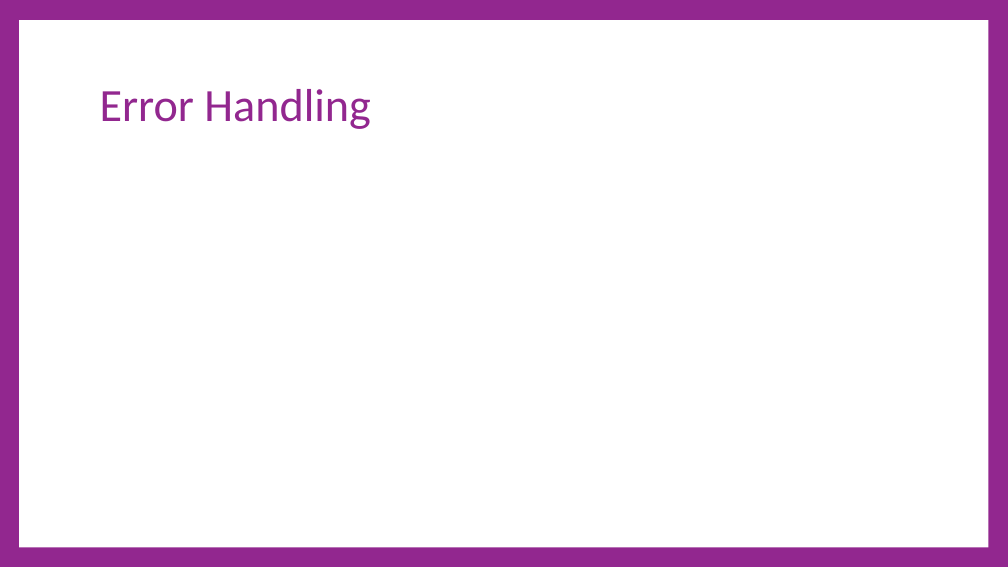
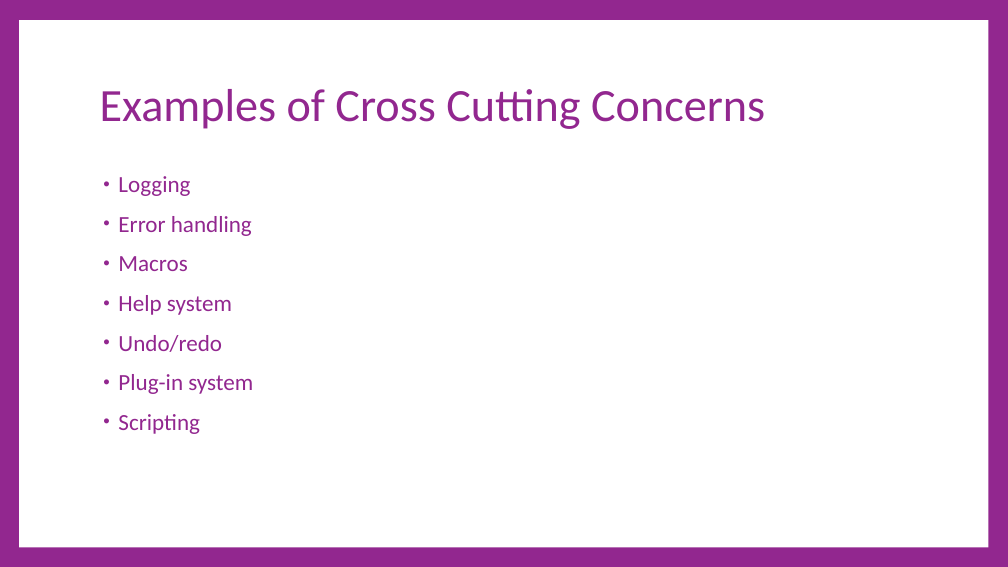
Before and after one commit to cdiggins/cs321, a slide deck: slide 7 of class-notes/cs321-winter-2023-lecture-17-architecture.pptx (slide 14 before the commit). Drawn at 1008x567 pixels with LibreOffice and Linux fonts; fonts in the diff are those of the drawing. Boxes give left, top, right and bottom in pixels: in the first picture for what was removed or moved away, otherwise in the second. Text is boxed around its words. In the diff, an @@ line names an element or a change of style, - is before the commit and + after.

```diff
--- a/class-notes/cs321-winter-2023-lecture-17-architecture.pptx
+++ b/class-notes/cs321-winter-2023-lecture-17-architecture.pptx
@@ title at [100,89,765,129]: text changed @@
-Error Handling
+Examples of Cross Cutting Concerns
@@ text added at [118,176,253,434], 33 pt, text #92278F @@
+• Logging
+• Error handling
+• Macros
+• Help system
+• Undo/redo
+• Plug-in system
+• Scripting
```
Also in this commit, not shown: 6 other slides changed, 19 slides added, 10 slides removed, 1 other file.
